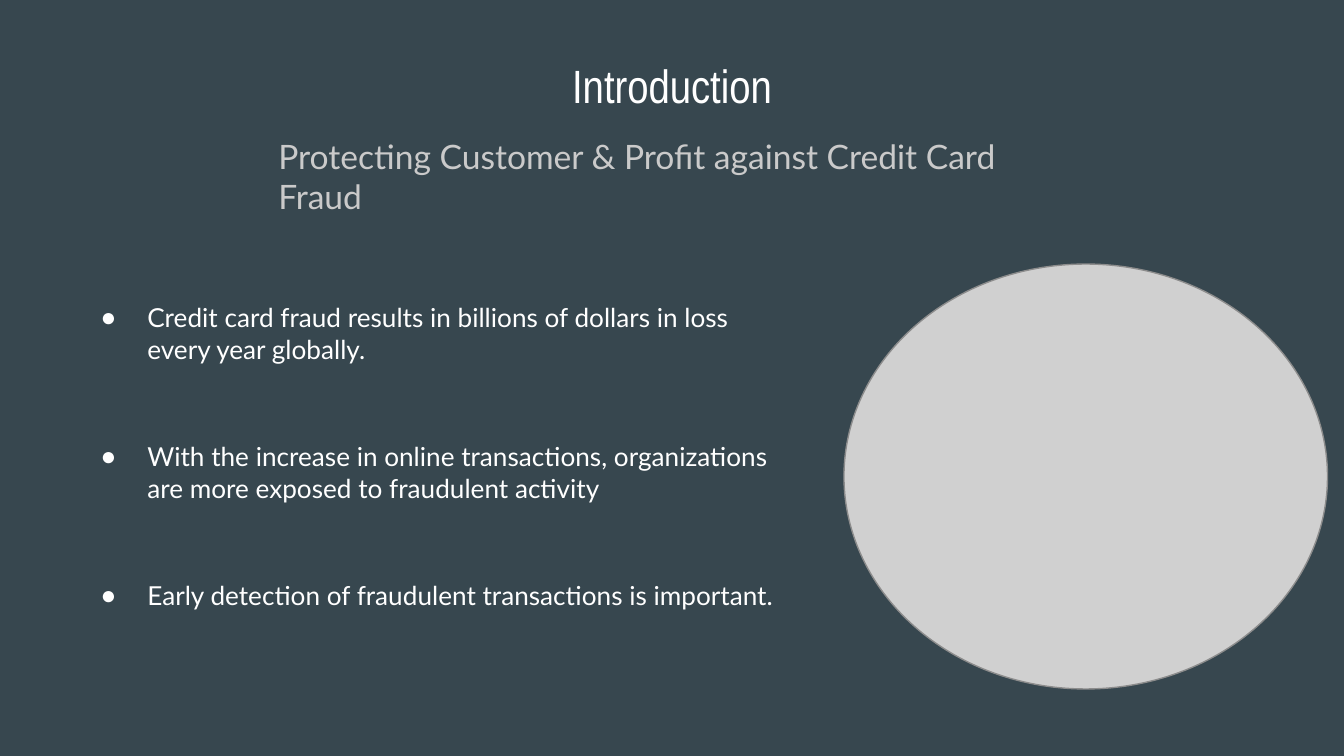
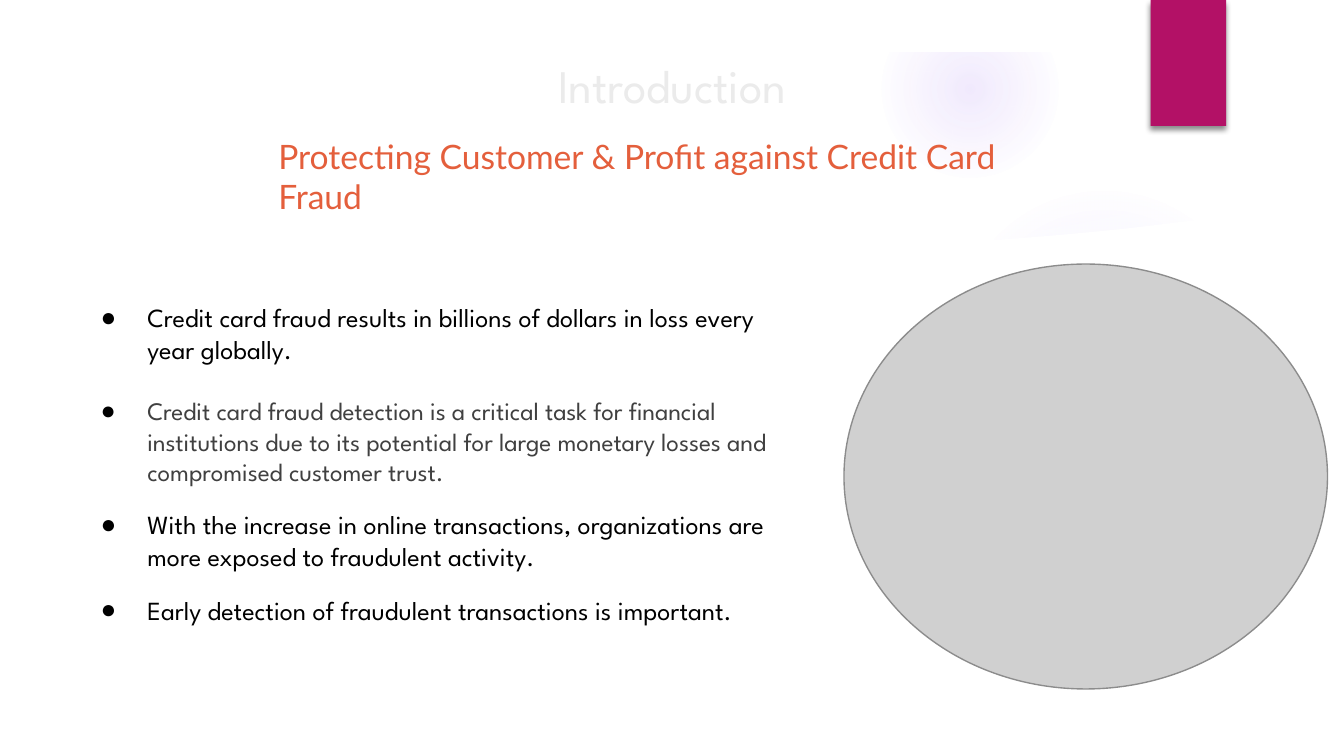
Before and after one commit to gbauer-at-sandiego-edu/AAI-510_Group_7, a slide deck: slide 2 of Credit Card Fraud Detection.pptx. Drawn at 1344x756 pixels with LibreOffice and Linux fonts; fonts in the diff are those of the drawing; grey boxes stand for pictures; background and template pictures are left out. Boxes give left, top, right and bottom in pixels: in the first picture for what was removed or moved away, otherwise in the second. Text is boxed around its words. In the diff, an @@ line names an element or a change of style, - is before the commit and + after.

```diff
--- a/Credit Card Fraud Detection.pptx
+++ b/Credit Card Fraud Detection.pptx
@@ background #37474F to picture (left out) @@
@@ group added at [0, 0, 1344, 756]: 5 ellipses, 3 freeform shapes @@
@@ rectangle added at [1150, 0, 1226, 126], fill #B31166 @@
@@ title "Introduction" at [46, 43, 1298, 128]: font Arial Narrow to League Spartan, text colour #FFFFFF to #EBEBEB @@
@@ text "Protecting Customer & Profit against ..." at [278, 144, 996, 210]: text colour #CACACA to #E45F3C @@
@@ text at [147, 308, 754, 626]: font Lato to League Spartan, text colour #FFFFFF to #000000 in "Credit card fraud results in billions of ...", "Early detection of fraudulent transactions is important."; bullet colour #FFFFFF to #000000 @@
@@ text at [147, 402, 766, 572]: text changed; size 14 to 13.5 pt; font Lato to League Spartan; text colour #FFFFFF to #404040 @@
-● With the increase in online transactions, organizations are more exposed to fraudulent activity
+● Credit card fraud detection is a critical task for financial institutions due to its potential for large monetary losses and compromised customer trust.
+● With the increase in online transactions, organizations are more exposed to fraudulent activity.
```
Also in this commit, not shown: 8 other slides changed, 2 slides added, 2 slides removed.
